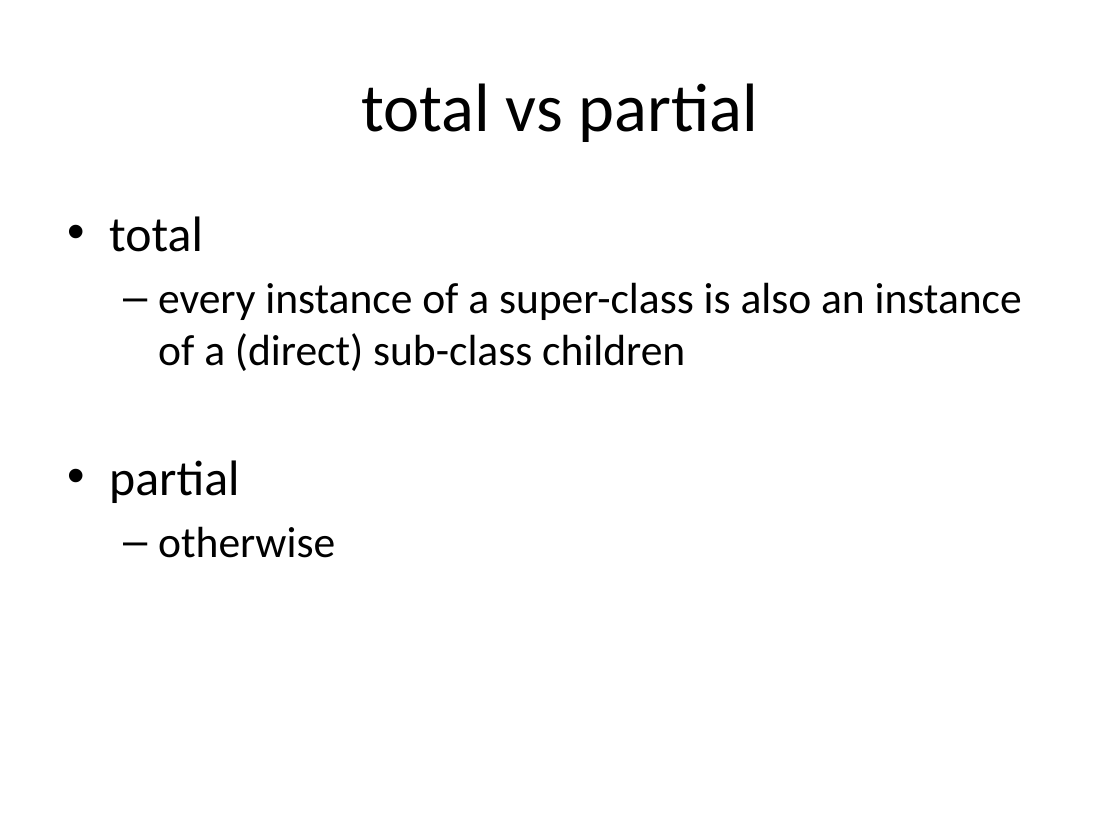
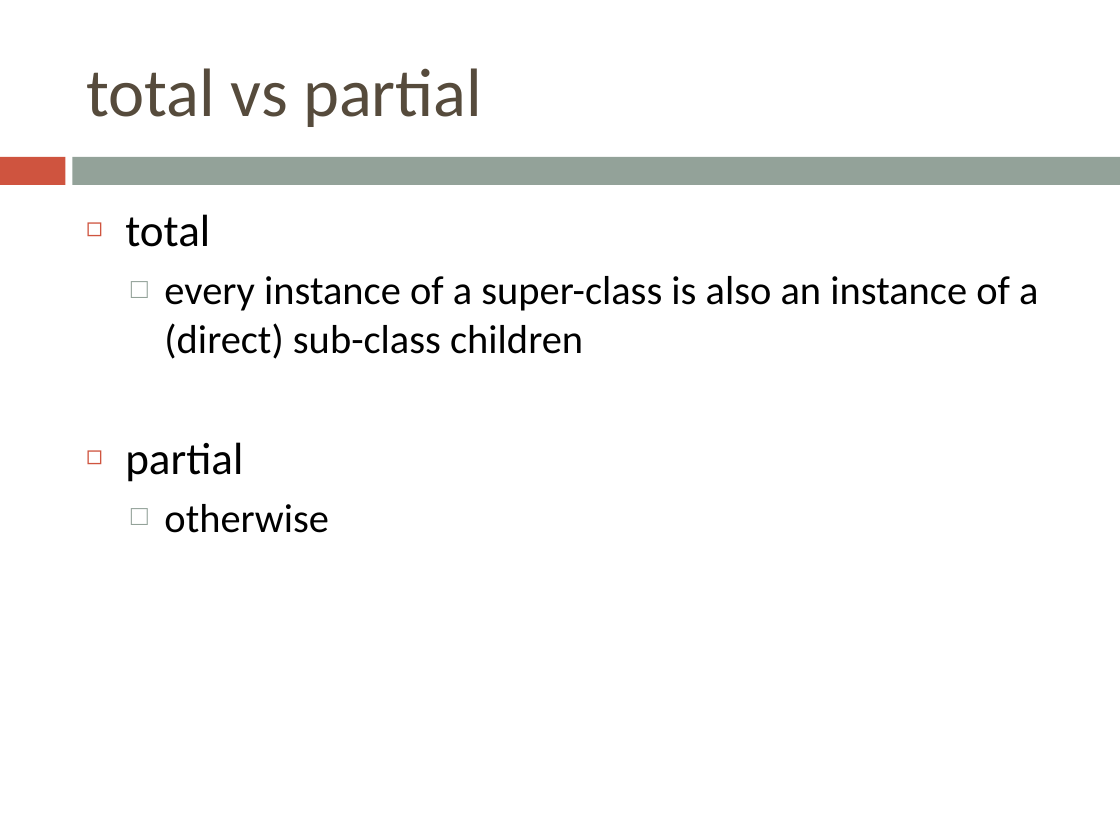
Before and after one commit to bugxd/DBTech, a slide deck: slide 6 of Assignment_4.pptx (slide 7 before the commit). Drawn at 1120x840 pixels with LibreOffice and Linux fonts; fonts in the diff are those of the drawing. Boxes give left, top, right and bottom in pixels: in the first picture for what was removed or moved away, otherwise in the second. Text is boxed around its words. In the diff, an @@ line names an element or a change of style, - is before the commit and + after.

```diff
--- a/Assignment_4.pptx
+++ b/Assignment_4.pptx
@@ title "total vs partial": place and size @@
-title "total vs partial" at (362, 83, 758, 142)
+title "total vs partial" at (86, 68, 482, 127)
@@ title "total vs partial" at (86, 68, 482, 127): text colour #000000 to #564B3C; alignment centre to left @@
@@ rectangle added at (0, 157, 65, 185), fill #CF543F @@
@@ rectangle added at (73, 157, 1120, 185), fill #93A299 @@
@@ text "total": place and size @@
-text "total" at (109, 216, 1022, 558)
+text "total" at (125, 214, 1038, 533)
@@ text "total" at (125, 214, 1038, 533): size 32 to 29 pt in "total", "partial"; size 28 to 26 pt in "every instance of a super-class is also ...", "otherwise"; bullet • to ◻; bullet – to □ @@
```
Also in this commit, not shown: 15 other slides changed, 1 slide added, 2 slides removed.
